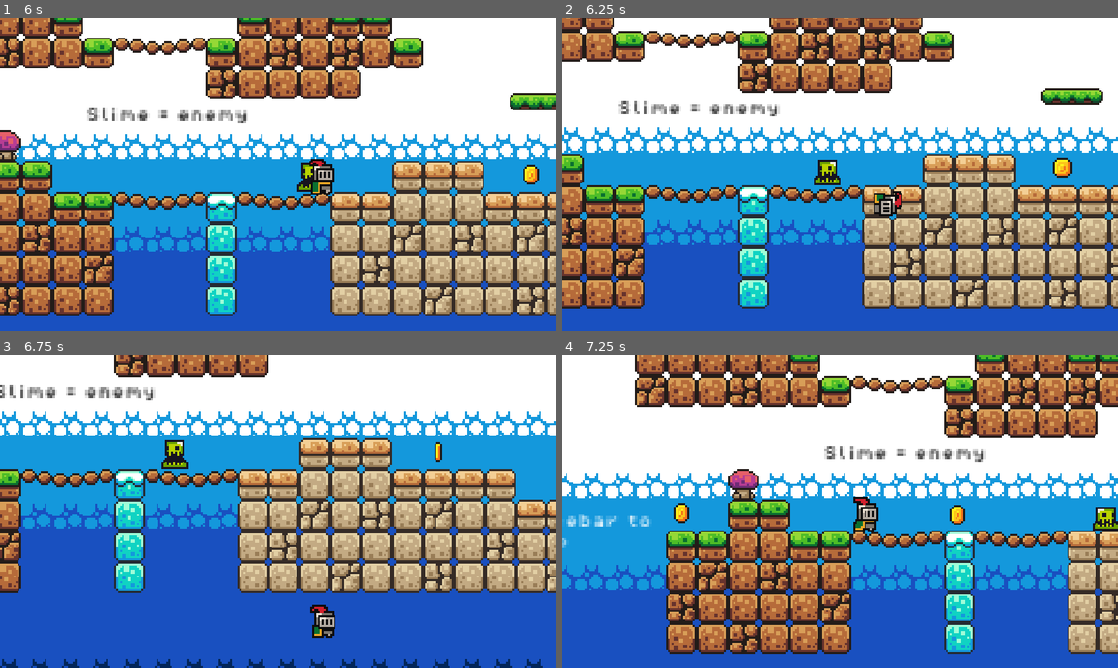
Above: before the commit, frames 1-4 (two rows, left to right).
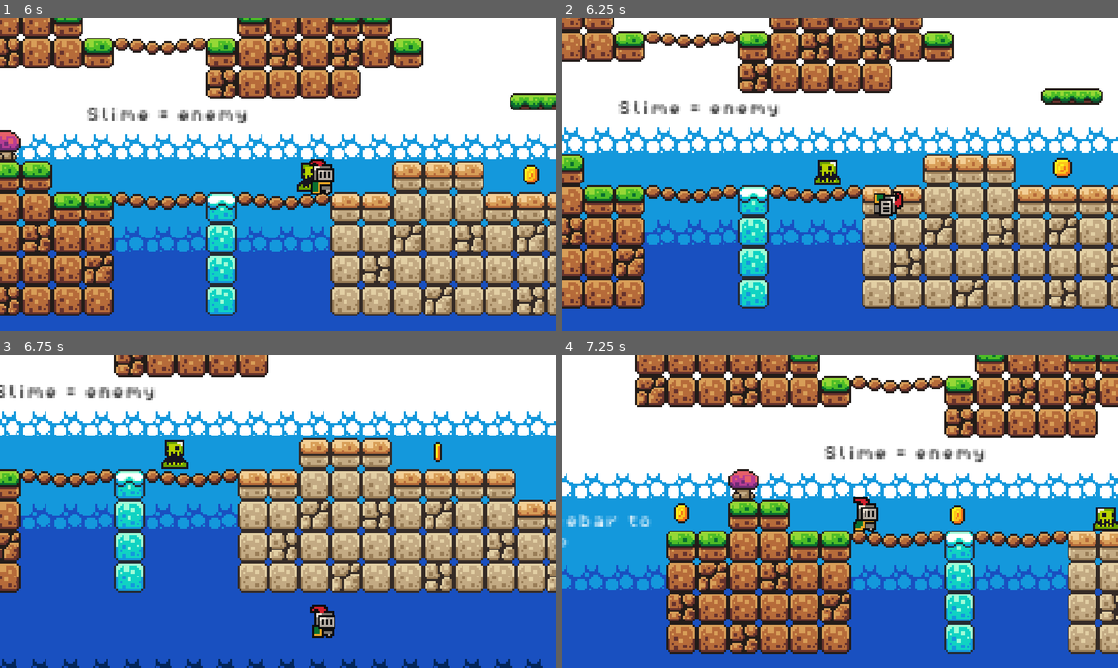
Above: after the commit, the same moments.

Repository: sparklydinosaur310-design/My-cool-game
Game: Godot game, scene res://scenes/game.tscn
The game is run twice, just before and just after one commit, with the same random seed, the same clock (stepped at 60 frames per second) and the same inputs.
Inputs (mouse positions are in pixels of both pictures, inside the frame that each line leads up to):
- Up to frame 1 (6 s): tap Enter at 0.5 s; move the mouse to (250, 237) at 0.52 s; hold Right (move_right) 0.53-2.03 s; tap Alt every 1.5 s from 0.6 to 5.1 s; click (250, 237) at 0.67 s; tap Space (jump) at 0.77, 1.52, 3.02, 3.77, 4.52 s; move the mouse to (444, 221) at 1.27 s; tap Shift every 1.5 s from 1.35 to 5.85 s; move the mouse to (111, 127) at 2.02 s; hold Left (move_left) 2.03-4.28 s; move the mouse to (305, 174) at 2.77 s; click (305, 174) at 2.92 s; move the mouse to (194, 96) at 3.52 s; move the mouse to (400, 158) at 4.27 s; hold Right (move_right) from 4.28 s (still down); move the mouse to (166, 190) at 5.02 s; click (166, 190) at 5.17 s; move the mouse to (333, 105) at 5.77 s
- Up to frame 2 (6.25 s): keep holding Right (move_right); tap Space (jump) at 6.02 s
- Up to frame 3 (6.75 s): keep holding Right (move_right); move the mouse to (250, 574) at 6.52 s; tap Alt at 6.6 s
- Up to frame 4 (7.25 s): keep holding Right (move_right); tap Space (jump) at 6.77 s

Frame 1 is identical in both runs. In frame 2, 0.4% of the frame differs, in the area x 4-97%, y 0-93%; in frame 3, 0.3%; in frame 4, nothing differs.

Commit message:
Update game.tscn

Diff:
--- a/my-cool-game/scenes/game.tscn
+++ b/my-cool-game/scenes/game.tscn
@@ -216,6 +216,44 @@
 &"move": SubResource("Animation_lnu2h")
 }
 
+[sub_resource type="Animation" id="Animation_0tnpc"]
+length = 0.001
+tracks/0/type = "value"
+tracks/0/imported = false
+tracks/0/enabled = true
+tracks/0/path = NodePath(".:position")
+tracks/0/interp = 1
+tracks/0/loop_wrap = true
+tracks/0/keys = {
+"times": PackedFloat32Array(0),
+"transitions": PackedFloat32Array(1),
+"update": 0,
+"values": [Vector2(-621, -219)]
+}
+
+[sub_resource type="Animation" id="Animation_vtaks"]
+resource_name = "move"
+length = 2.0333333
+loop_mode = 2
+tracks/0/type = "value"
+tracks/0/imported = false
+tracks/0/enabled = true
+tracks/0/path = NodePath(".:position")
+tracks/0/interp = 1
+tracks/0/loop_wrap = true
+tracks/0/keys = {
+"times": PackedFloat32Array(0, 2.0333333),
+"transitions": PackedFloat32Array(1, 1),
+"update": 0,
+"values": [Vector2(-621, -219), Vector2(-621, -350)]
+}
+
+[sub_resource type="AnimationLibrary" id="AnimationLibrary_kvpfn"]
+_data = {
+&"RESET": SubResource("Animation_0tnpc"),
+&"move": SubResource("Animation_vtaks")
+}
+
 [node name="Game" type="Node2D" unique_id=467821649]
 
 [node name="GameManager" type="Node" parent="." unique_id=1245156004]
@@ -295,13 +333,13 @@
 layer_0/name = "Background"
 layer_0/tile_data = PackedInt32Array(327663, 0, 13, 393199, 0, 13, 458735, 0, 14, 524271, 0, 15, 589807, 0, 15, 655343, …(118348 unchanged characters)…
 layer_1/name = "Mid"
-layer_1/tile_data = PackedInt32Array(10, 131072, 1, 65546, 1 …(6433 unchanged characters)… , -786454, 262144, 0, -786453, 262144, 0)
+layer_1/tile_data = PackedInt32Array(10, 131072, 1, 65546, 1 …(6433 unchanged characters)… , -786454, 262144, 0, -786453, 262144, 0, -852005, 458752, 1, -786469, 393216, 1, -720933, 393216, 1, -655397, 393216, 1, -852004, 458752, 1, -786468, 393216, 1, -720932, 393216, 1, -655396, 393216, 1, -852003, 458752, 1, -786467, 393216, 1, -720931, 393216, 1, -655395, 393216, 1, -852002, 458752, 1, -786466, 393216, 1, -720930, 393216, 1, -655394, 393216, 1, -852001, 458752, 1, -786465, 393216, 1, -720929, 393216, 1, -655393, 393216, 1, -852000, 458752, 1, -786464, 393216, 1, -720928, 393216, 1, -655392, 393216, 1, -851999, 589824, 2, -851998, 655360, 2, -851997, 720896, 2)
 
 [node name="Slime" parent="." unique_id=1404921944 instance=ExtResource("6_p57ef")]
 position = Vector2(137, 0)
 
 [node name="Slime2" parent="." unique_id=1451761459 instance=ExtResource("6_p57ef")]
-position = Vector2(-335, -210)
+position = Vector2(-335, -209)
 
 [node name="Labels" type="Node" parent="." unique_id=1168801126]
 
@@ -335,9 +373,18 @@
 theme_override_font_sizes/font_size = 8
 text = "Slime = enemy"
 
-[node name="Platform2" parent="." unique_id=1280984356 instance=ExtResource("3_lnu2h")]
+[node name="PLatforms" type="Node" parent="." unique_id=1715219562]
+
+[node name="Platform2" parent="PLatforms" unique_id=1280984356 instance=ExtResource("3_lnu2h")]
 position = Vector2(237, -127.040924)
 
-[node name="AnimationPlayer2" type="AnimationPlayer" parent="Platform2" unique_id=677434913]
+[node name="AnimationPlayer2" type="AnimationPlayer" parent="PLatforms/Platform2" unique_id=677434913]
 libraries/ = SubResource("AnimationLibrary_lbhrr")
 autoplay = &"move"
+
+[node name="Platform" parent="PLatforms" unique_id=393172956 instance=ExtResource("3_lnu2h")]
+position = Vector2(-621, -219)
+
+[node name="AnimationPlayer" type="AnimationPlayer" parent="PLatforms/Platform" unique_id=2096170119]
+libraries/ = SubResource("AnimationLibrary_kvpfn")
+autoplay = &"move"
